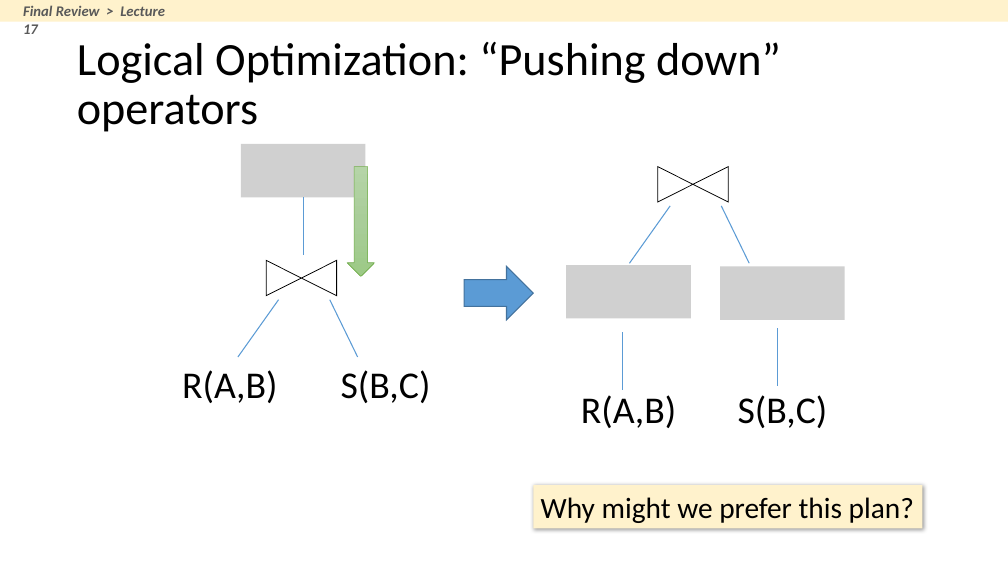
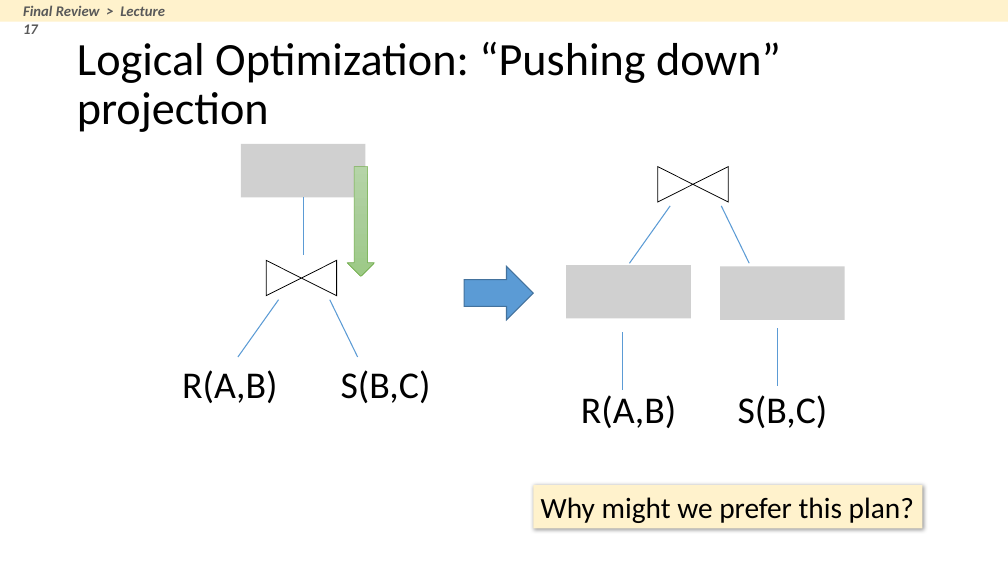
Before and after one commit to XIEQ/cs145-notebooks, a slide deck: slide 45 of final/final_review.pptx. Drawn at 1008x567 pixels with LibreOffice and Linux fonts; fonts in the diff are those of the drawing; grey boxes stand for pictures. Boxes give left, top, right and bottom in pixels: in the first picture for what was removed or moved away, otherwise in the second. Text is boxed around its words. In the diff, an @@ line names an element or a change of style, - is before the commit and + after.

```diff
--- a/final/final_review.pptx
+++ b/final/final_review.pptx
@@ title at (77,42,781,132): text changed @@
-Logical Optimization: “Pushing down” operators
+Logical Optimization: “Pushing down” projection
```
Also in this commit, not shown: 10 other slides changed, 1 slide added, 3 other files.
